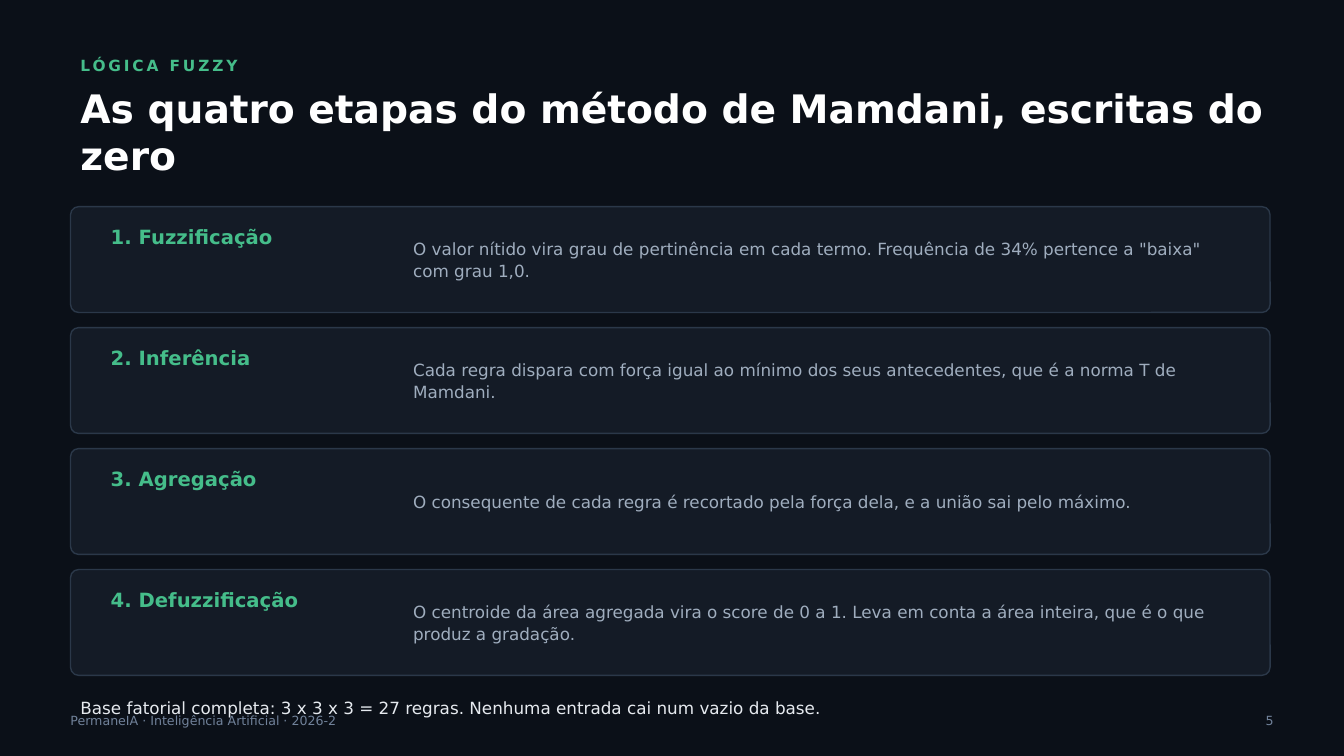
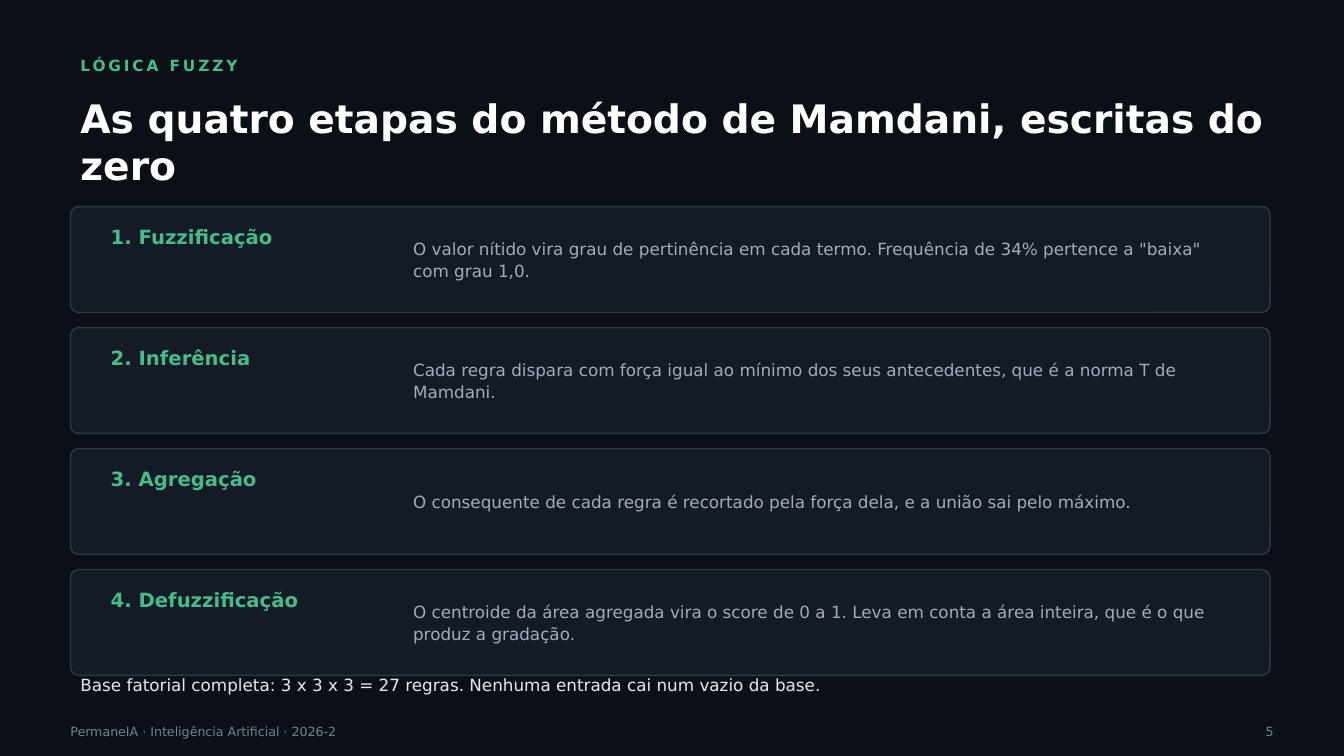
Before and after one commit to fabriciojunio/permaneia, a slide deck: slide 5 of PermaneIA-Apresentacao.pptx. Drawn at 1344x756 pixels with LibreOffice and Linux fonts; fonts in the diff are those of the drawing. Boxes give left, top, right and bottom in pixels: in the first picture for what was removed or moved away, otherwise in the second. Text is boxed around its words. In the diff, an @@ line names an element or a change of style, - is before the commit and + after.

Commit message:
fix(apresentacao): tira o texto de cima do rodape e acerta a contagem de slides
Tres defeitos que so aparecem na projecao. O titulo de 28 pt quebrava em duas
linhas e vazava de uma caixa de 0,9 polegada em dois slides. A frase de fecho
dos slides 5, 7 e 8 ocupava a mesma faixa do rodape. E o gerador anunciava 15
slides num arquivo de 13, porque somava dois a mais sem motivo. Os seis nomes
do grupo passam a sair em duas linhas, que em uma so estouram a caixa.

```diff
--- a/PermaneIA-Apresentacao.pptx
+++ b/PermaneIA-Apresentacao.pptx
@@ text "As quatro etapas do método ...": place and size @@
-text "As quatro etapas do método ..." at (80,91,1263,171)
+text "As quatro etapas do método ..." at (80,101,1263,181)
@@ text "Base fatorial completa: 3 x ...": place and size @@
-text "Base fatorial completa: 3 x ..." at (80,701,820,719)
+text "Base fatorial completa: 3 x ..." at (80,678,820,695)
@@ text "PermaneIA · Inteligência Artificial · ...": place and size @@
-text "PermaneIA · Inteligência Artificial · ..." at (70,715,337,728)
+text "PermaneIA · Inteligência Artificial · ..." at (70,726,337,739)
@@ text "5": place and size @@
-text "5" at (1266,716,1274,725)
+text "5" at (1266,727,1274,736)
```
Also in this commit, not shown: 12 other slides changed, 1 other file.
